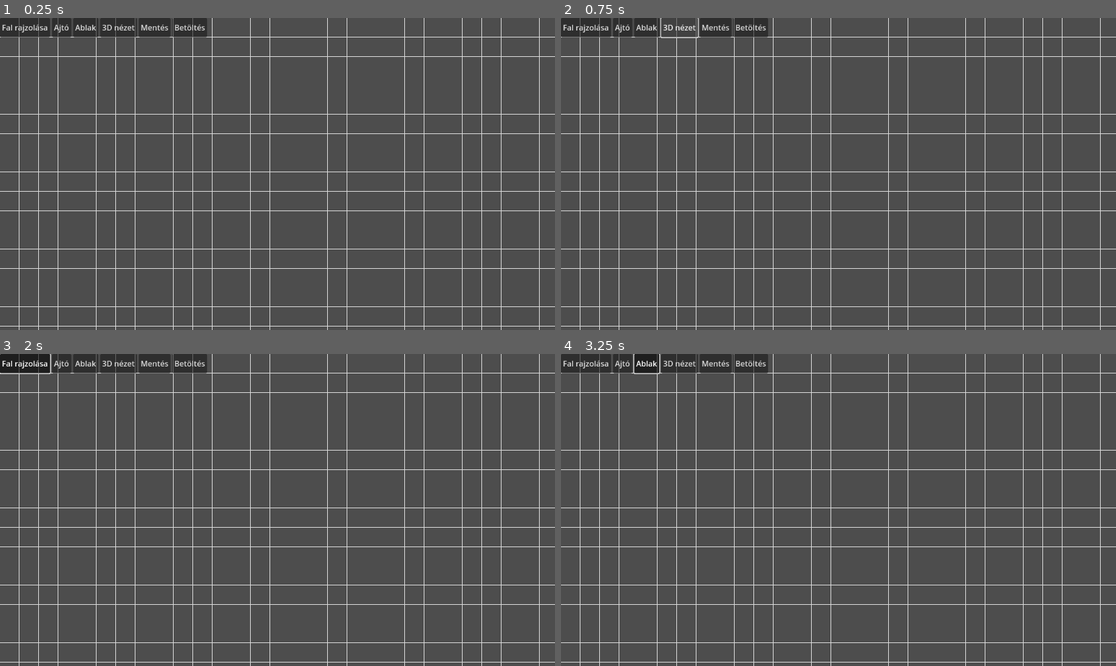
Above: before the commit, frames 1-4 (two rows, left to right).
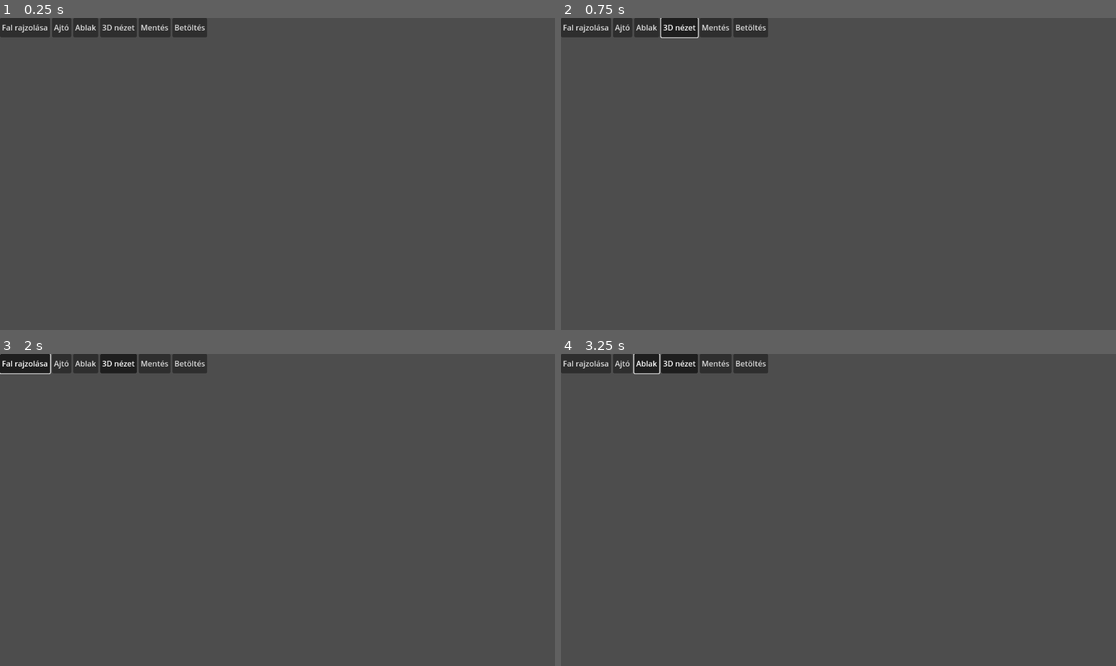
Above: after the commit, the same moments.

Repository: matyi124/Electrician
Game: Godot game, scene res://main2.tscn
Same seed, same stepped clock (60 frames per second), same inputs: the game is played once before the commit and once after it.
Inputs:
- Up to frame 1 (0.25 s): no input
- Up to frame 2 (0.75 s): click "3D nézet" at 0.5 s
- Up to frame 3 (2 s): click "Fal rajzolása" at 1.25 s
- Up to frame 4 (3.25 s): click "Ajtó" at 2 s; click "Ablak" at 2.75 s

The runs differ from the first frame. In frame 1, 4.8% of the frame differs, in the area x 0-100%, y 0-100%; in frame 2, 5.1%; in frame 3, 4.8%; in frame 4, 4.8%.
Error after the commit: Parse Error: Static function "signed_polygon_area()" not found in base "GDScriptNativeClass". (res://scripts/Editor2d.gd:515)

Commit message:
Support multi-room selection and 3D entry

Diff:
--- a/scripts/Editor2d.gd
+++ b/scripts/Editor2d.gd
@@ -12,6 +12,10 @@
 var doors: Array[Dictionary] = []      # { id, wall_id, offset_cm, width_cm, height_cm, sill_cm }
 var windows: Array[Dictionary] = []    # same as doors
 var devices: Array[Dictionary] = []    # { id, wall_id, type, width_cm, height_cm, dist_floor_cm, dist_left_cm }
+
+# Rooms
+var room_polygons: Array[PackedVector2Array] = []
+var selected_room_index: int = -1
 
 # Editor state
 enum ToolMode {NONE, WALL, DOOR, WINDOW }
@@ -133,8 +137,8 @@
 
     match mode:
         ToolMode.NONE:
-            # Nothing to do, panning already handled in _unhandled_input
-            pass
+            # Room selection when no drawing tool is active
+            select_room_from_point(pos)
 
         ToolMode.WALL:
             is_drawing_wall = true
@@ -301,7 +305,7 @@
     _draw_walls()
     _draw_openings()
     _draw_current_wall_preview()
-    _draw_room_outline()
+    _draw_room_outlines()
 
 
 func _draw_grid() -> void:
@@ -406,13 +410,10 @@
 
 # ---- room detection & drawing ----
 
-# ---- room polygon helper for 3D view ----
-
-func _compute_room_polygon() -> PackedVector2Array:
+func _build_graph() -> Dictionary:
     var merged_points: Array[Vector2] = []
     var point_lookup: Dictionary = {}
     var adjacency: Dictionary = {}
-
     var merge_eps: float = 0.5
 
     for w_var in walls:
@@ -431,71 +432,165 @@
             adjacency[k1] = []
         if not adjacency.has(k2):
             adjacency[k2] = []
-        adjacency[k1].append(k2)
-        adjacency[k2].append(k1)
-
+        if not adjacency[k1].has(k2):
+            adjacency[k1].append(k2)
+        if not adjacency[k2].has(k1):
+            adjacency[k2].append(k1)
+
+    return {
+        "points": point_lookup,
+        "adj": adjacency
+    }
+
+
+func _next_neighbor(prev_key: String, current_key: String, adjacency: Dictionary, point_lookup: Dictionary) -> String:
+    var neighbors: Array = adjacency.get(current_key, [])
+    if neighbors.size() == 0:
+        return ""
+
+    var current: Vector2 = point_lookup[current_key]
+    var prev: Vector2 = point_lookup.get(prev_key, current)
+    var best_key: String = ""
+    var best_diff: float = TAU
+    var angle_prev: float = atan2(prev.y - current.y, prev.x - current.x)
+
+    for n in neighbors:
+        var n_key := String(n)
+        if n_key == prev_key and neighbors.size() == 1:
+            continue
+        var neighbor: Vector2 = point_lookup[n_key]
+        var angle_next: float = atan2(neighbor.y - current.y, neighbor.x - current.x)
+        var diff: float = fposmod(angle_next - angle_prev, TAU)
+        if diff == 0.0:
+            diff = TAU
+        if diff < best_diff:
+            best_diff = diff
+            best_key = n_key
+
+    return best_key
+
+
+func _compute_room_polygons() -> Array[PackedVector2Array]:
+    var graph := _build_graph()
+    var point_lookup: Dictionary = graph.get("points", {})
+    var adjacency: Dictionary = graph.get("adj", {})
+
+    var polygons: Array[PackedVector2Array] = []
     if adjacency.size() < 3:
-        return PackedVector2Array()
-
-    # Zárt szoba: minden csúcs foka legyen 2
-    for key in adjacency.keys():
-        var degree: int = (adjacency[key] as Array).size()
-        if degree != 2:
-            return PackedVector2Array()
-
-    # Járjuk végig a ciklust, hogy sorrendezett poligont kapjunk
-    var start_key: String = adjacency.keys()[0]
-    var prev_key: String = ""
-    var current_key: String = start_key
-    var polygon := PackedVector2Array()
-
-    for i in range(adjacency.size() + 2):
-        polygon.append(point_lookup[current_key])
-        var neighbors: Array = adjacency[current_key]
-        var next_key: String = ""
-        for n in neighbors:
-            if String(n) != prev_key:
-                next_key = String(n)
-                break
-
-        if next_key == "":
-            return PackedVector2Array()
-
-        if next_key == start_key:
-            if polygon.size() >= 3:
-                return polygon
-            return PackedVector2Array()
-
-        prev_key = current_key
-        current_key = next_key
-
+        return polygons
+
+    var visited: Dictionary = {}
+
+    for from_key in adjacency.keys():
+        for to_key in adjacency[from_key]:
+            var dir_key := String(from_key) + "->" + String(to_key)
+            if visited.has(dir_key):
+                continue
+
+            var polygon := PackedVector2Array()
+            var start_from: String = String(from_key)
+            var start_to: String = String(to_key)
+            var current_from: String = start_from
+            var current_to: String = start_to
+
+            var safety: int = adjacency.size() * 8
+            while safety > 0:
+                safety -= 1
+                visited[current_from + "->" + current_to] = true
+                polygon.append(point_lookup[current_from])
+
+                var next_key := _next_neighbor(current_from, current_to, adjacency, point_lookup)
+                if next_key == "":
+                    break
+
+                current_from = current_to
+                current_to = next_key
+
+                if current_from == start_from and current_to == start_to:
+                    polygon.append(point_lookup[current_from])
+                    break
+
+            if polygon.size() >= 4:
+                polygon.remove_at(polygon.size() - 1)  # remove duplicate closing point
+                var area := Geometry2D.signed_polygon_area(polygon)
+                if abs(area) > 0.1:
+                    if area < 0.0:
+                        polygon = polygon.reversed()
+
+                    var is_duplicate: bool = false
+                    for existing in polygons:
+                        if existing.size() != polygon.size():
+                            continue
+                        var all_close := true
+                        for i in range(polygon.size()):
+                            if abs(polygon[i].distance_to(existing[i])) > 0.1:
+                                all_close = false
+                                break
+                        if all_close:
+                            is_duplicate = true
+                            break
+                    if not is_duplicate:
+                        polygons.append(polygon)
+
+    return polygons
+
+
+func get_room_polygons() -> Array[PackedVector2Array]:
+    room_polygons = _compute_room_polygons()
+    if selected_room_index >= room_polygons.size():
+        selected_room_index = -1
+    return room_polygons
+
+
+func get_room_polygon() -> PackedVector2Array:
+    var polys: Array[PackedVector2Array] = get_room_polygons()
+    if selected_room_index >= 0 and selected_room_index < polys.size():
+        return polys[selected_room_index]
+    if polys.size() > 0:
+        return polys[0]
     return PackedVector2Array()
 
 
-func get_room_polygon() -> PackedVector2Array:
-    return _compute_room_polygon()
-
-func _draw_room_outline() -> void:
-    var poly: PackedVector2Array = get_room_polygon()
-    if poly.size() < 3:
-        return
-
-    var screen_poly: PackedVector2Array = PackedVector2Array()
-    for p in poly:
-        screen_poly.append(world_to_screen(p))
-
-    draw_colored_polygon(screen_poly, Color(1, 1, 0, 0.05))
-    var closed := PackedVector2Array(screen_poly)
-    closed.append(screen_poly[0])
-    draw_polyline(closed, Color(1, 0.7, 0), 2.0)
+func _draw_room_outlines() -> void:
+    var polys: Array[PackedVector2Array] = get_room_polygons()
+    for i in range(polys.size()):
+        var poly: PackedVector2Array = polys[i]
+        if poly.size() < 3:
+            continue
+
+        var screen_poly: PackedVector2Array = PackedVector2Array()
+        for p in poly:
+            screen_poly.append(world_to_screen(p))
+
+        var fill_color := Color(1, 1, 0, 0.05)
+        var line_color := Color(1, 0.7, 0)
+        if i == selected_room_index:
+            fill_color = Color(0.4, 0.8, 1.0, 0.1)
+            line_color = Color(0.2, 0.4, 1.0)
+
+        draw_colored_polygon(screen_poly, fill_color)
+        var closed := PackedVector2Array(screen_poly)
+        closed.append(screen_poly[0])
+        draw_polyline(closed, line_color, 2.0)
+
 
 func select_room_from_point(screen_pos: Vector2) -> void:
-    var poly: PackedVector2Array = get_room_polygon()
-    if poly.size() < 3:
-        return
+    var polys: Array[PackedVector2Array] = get_room_polygons()
     var world_pos: Vector2 = screen_to_world(screen_pos)
-    if Geometry2D.is_point_in_polygon(world_pos, poly):
-        emit_signal("room_selected", poly)
+    selected_room_index = -1
+
+    for i in range(polys.size()):
+        var poly: PackedVector2Array = polys[i]
+        if poly.size() < 3:
+            continue
+        if Geometry2D.is_point_in_polygon(world_pos, poly):
+            selected_room_index = i
+            emit_signal("room_selected", poly)
+            queue_redraw()
+            return
+
+    emit_signal("room_selected", PackedVector2Array())
+    queue_redraw()
 
 
 # ---- saving / loading ----
--- a/scripts/Main.gd
+++ b/scripts/Main.gd
@@ -94,10 +94,14 @@
         _show_2d()
         return
 
-    # Mindig az aktuális falakból számolunk szobapolygont
-    var poly: PackedVector2Array = editor2d.call("get_room_polygon") as PackedVector2Array
+    var poly: PackedVector2Array = current_room_polygon
     if poly.size() == 0:
-        push_warning("Nincs zárt szoba a 3D nézethez. Zárd körbe a falakat.")
+        var polys: Array = editor2d.call("get_room_polygons") as Array
+        if polys.size() > 0:
+            poly = polys[0]
+
+    if poly.size() == 0:
+        push_warning("Nincs zárt szoba a 3D nézethez. Zárd körbe a falakat, és kattints egy szobára a kiválasztáshoz.")
         btn_3d.button_pressed = false
         return
 
@@ -122,8 +126,7 @@
     current_room_polygon = polygon
 
 func _on_project_changed() -> void:
-    # For auto-save later; currently empty.
-    pass
+    current_room_polygon = PackedVector2Array()
 
 func _on_save_pressed() -> void:
     editor2d.call("save_project")
